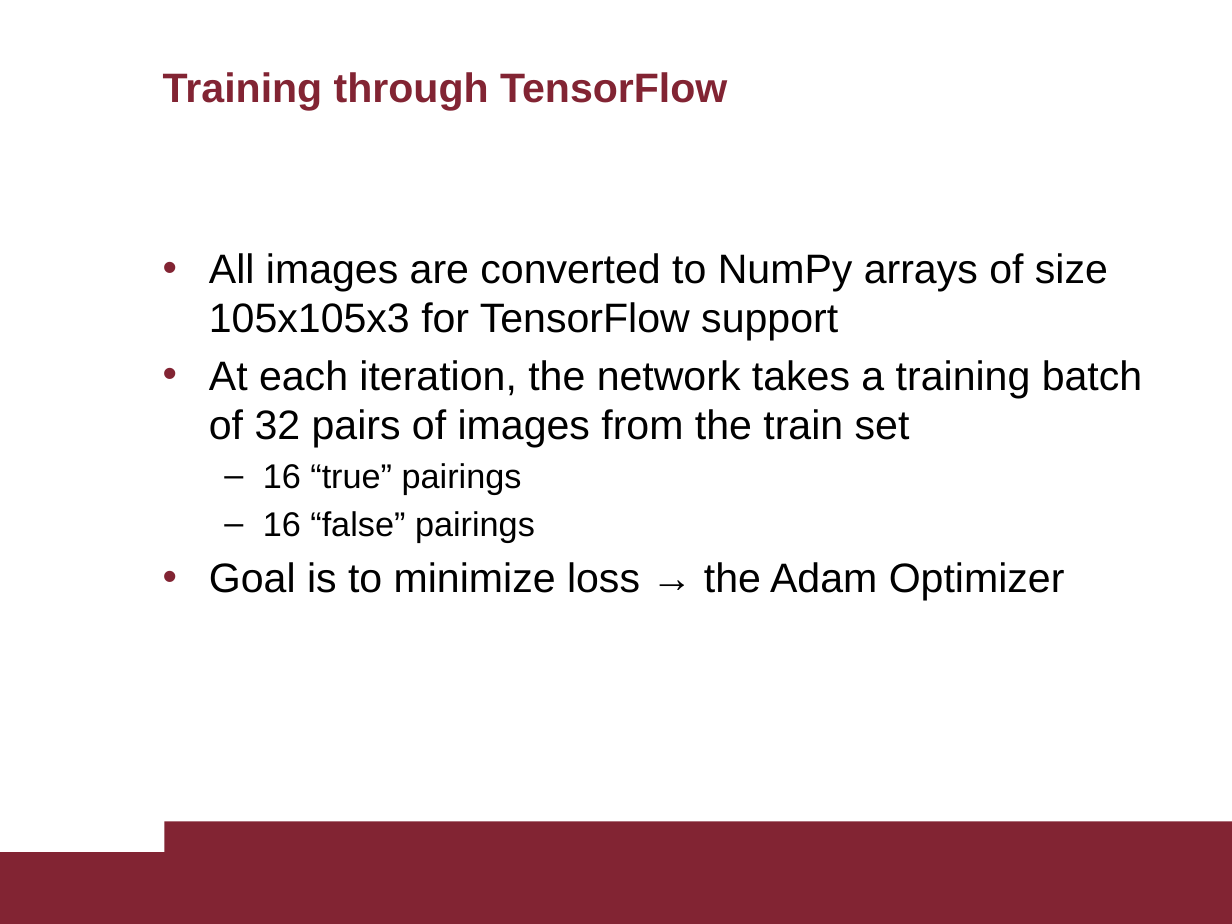
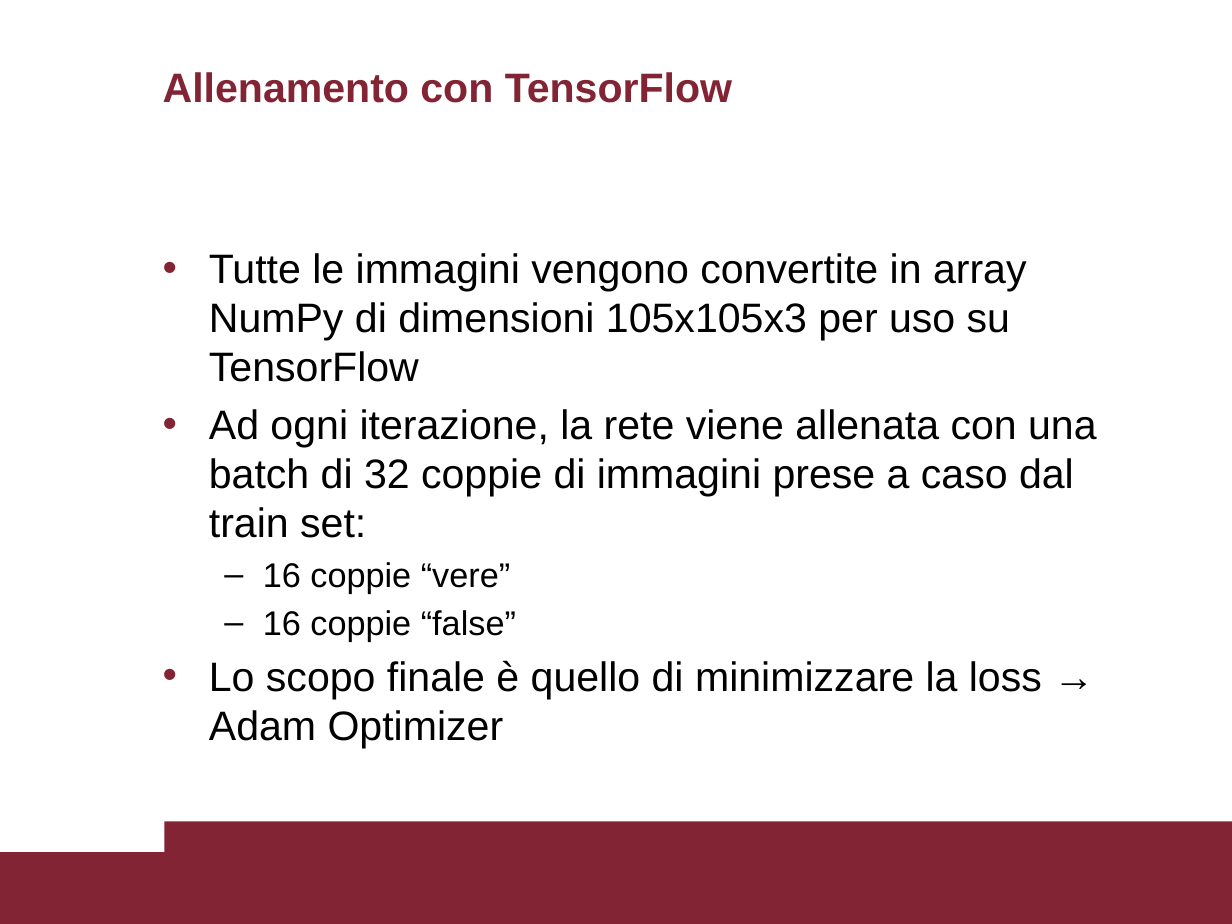
Before and after one commit to TarazGr/BSProj, a slide deck: slide 5 of Siamese Networks and Image Verification, parts 2 and 3.pptx. Drawn at 1232x924 pixels with LibreOffice and Linux fonts; fonts in the diff are those of the drawing. Boxes give left, top, right and bottom in pixels: in the first picture for what was removed or moved away, otherwise in the second. Text is boxed around its words. In the diff, an @@ line names an element or a change of style, - is before the commit and + after.

```diff
--- a/Siamese Networks and Image Verification, parts 2 and 3.pptx
+++ b/Siamese Networks and Image Verification, parts 2 and 3.pptx
@@ title at bbox=[163, 72, 732, 103]: text changed @@
-Training through TensorFlow
+Allenamento con TensorFlow
@@ text at bbox=[209, 253, 1097, 748]: text changed @@
-• All images are converted to NumPy arrays of size 105x105x3 for TensorFlow support
-• At each iteration, the network takes a training batch of 32 pairs of images from the train set
-  – 16 “true” pairings
-  – 16 “false” pairings
-• Goal is to minimize loss → the Adam Optimizer
+• Tutte le immagini vengono convertite in array NumPy di dimensioni 105x105x3 per uso su TensorFlow
+• Ad ogni iterazione, la rete viene allenata con una batch di 32 coppie di immagini prese a caso dal train set:
+  – 16 coppie “vere”
+  – 16 coppie “false”
+• Lo scopo finale è quello di minimizzare la loss → Adam Optimizer
```
Also in this commit, not shown: 5 other slides changed.
